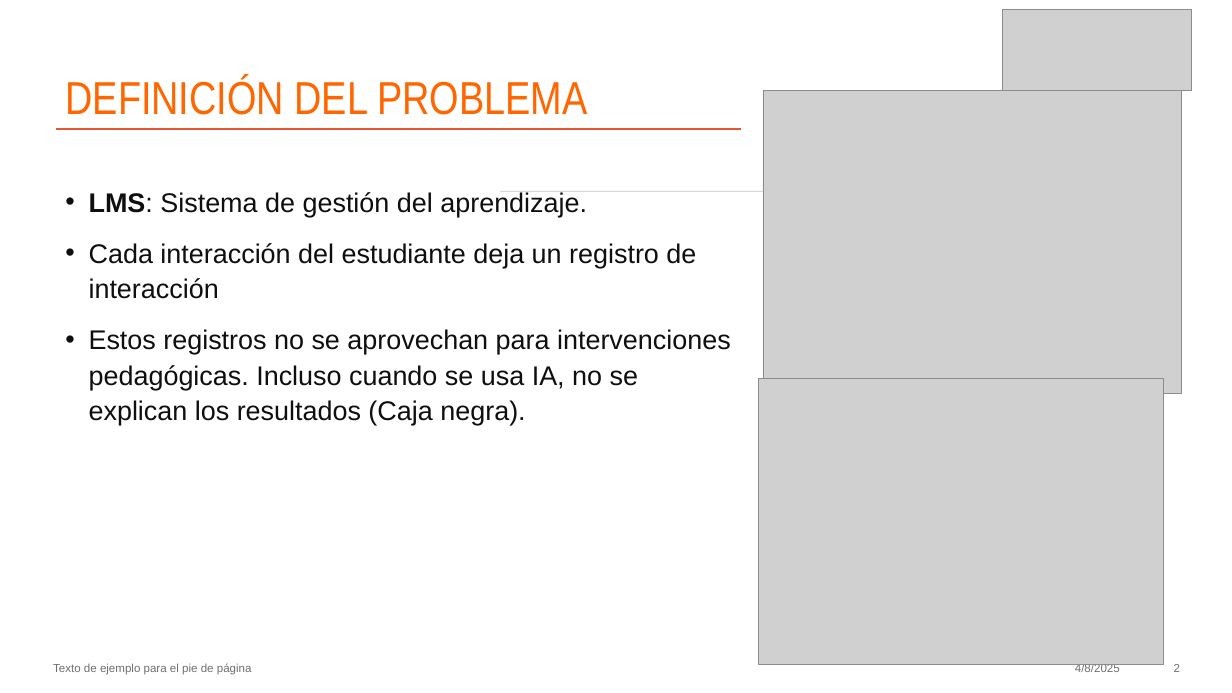
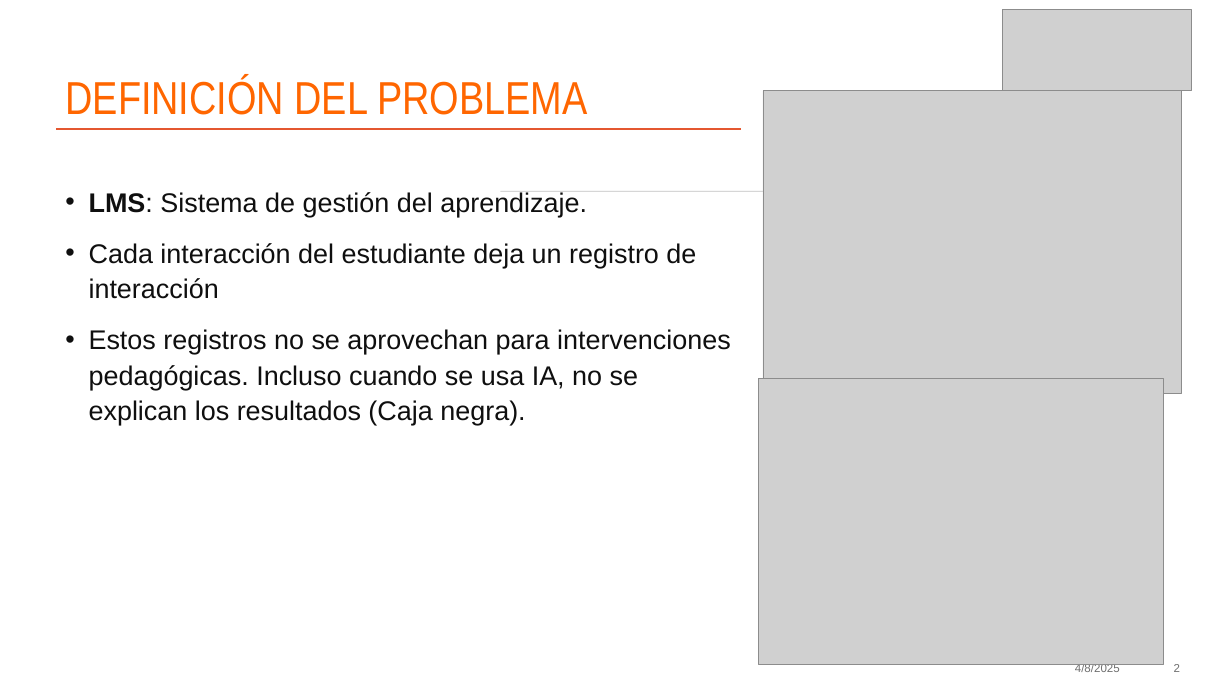
Before and after one commit to MichaeLaudrup/Artificial_Intelligence_Msc, a slide deck: slide 2 of TFM_education_ai_analytics/docs/Presentacion.pptx. Drawn at 1232x693 pixels with LibreOffice and Linux fonts; fonts in the diff are those of the drawing; grey boxes stand for pictures. Boxes give left, top, right and bottom in pixels: in the first picture for what was removed or moved away, otherwise in the second. Text is boxed around its words. In the diff, an @@ line names an element or a change of style, - is before the commit and + after.

```diff
--- a/TFM_education_ai_analytics/docs/Presentacion.pptx
+++ b/TFM_education_ai_analytics/docs/Presentacion.pptx
@@ text removed at <box>53,663,252,675</box> @@
-Texto de ejemplo para el pie de página
```
Also in this commit, not shown: 25 other slides changed, 5 other files.
